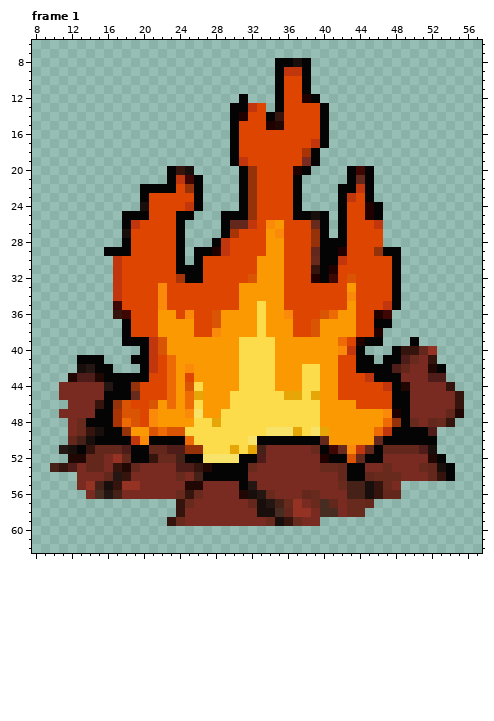
A pixel-art file gets an edit: Assets/Sprite/Objects/Flame.aseprite. The first picture shows the starting point.
64x64 pixels, 1 frame. Colours within 5 levels of each other are drawn and written as one. Shown: frame 1: x 8..57, y 6..62. The commit also changed other frames, which this record leaves out.
The result:
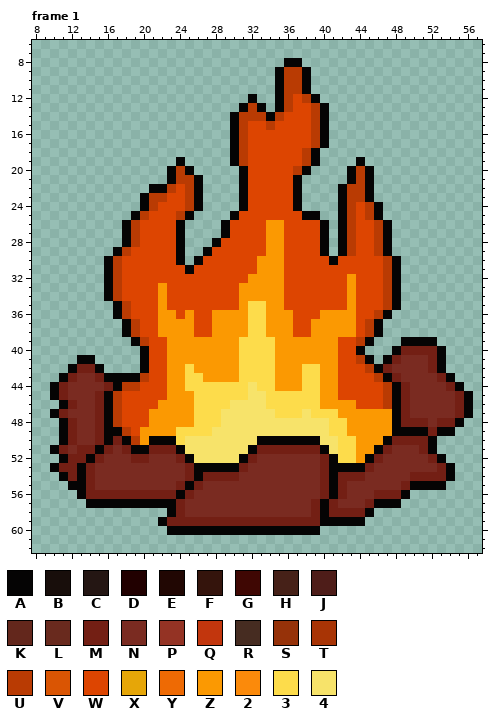
Palette (. is transparent): A #050404  B #180e0b  C #241613  D #210000  E #210703  F #34140c  G #3f0703  H #462118  J #4e1d19  K #63271c  L #692a1e  M #731f14  N #7a2b21  P #943324  Q #c2360d  R #462c21  S #963209  T #a83405  U #b93b03  V #da5503  W #dd4501  X #e6a608  Y #ee6a04  Z #fb9902  2 #fb8a0b  3 #fddc4b  4 #f7e36a
From old to new:
Changed rows in their new state; - is an unchanged pixel.
Frame 1, layer "Layer":
first column x 10:
 8 -------------------------.-A.------------------
 9 --------------------------UU-------------------
10 --------------------------UU-------------------
11 --------------------------UU-------------------
12 ---------------------.A---U-U------------------
13 --------------------.-UA--U--U-----------------
14 ---------------------UUU-U---U-----------------
15 ---------------------U--UW---U-----------------
16 ---------------------U-------U-----------------
17 ---------------------U-------U-----------------
18 ---------------------U------U------------------
19 --------------A------U------U-----A------------
20 --------------UA------W----U------U------------
21 --------------UU------W-----------U------------
22 ----------.--U-U------W----------UU------------
23 -----------UU--U------W----------UU------------
24 ----------AU---U------W----------U-U-----------
25 --------.-U---U----.-WW----W-A.--U-U-----------
26 ---------U----------WWW-Z----W---U--UA---------
27 --------AU----------W----Z---W---U--UA---------
28 ---------U---------W---------W-.-U--UA---------
29 ------.-U-------.-WW---------W-.AU--U-.--------
30 ------AU---------------------WW-W----U---------
31 ------AU------W-W------------WWW-----U---------
32 ------AU------WWW-----Z------WWW-Z---U---------
33 ------AU----Z------------------------U---------
34 ------AU----Z--------------------Z---U---------
35 -------AU---Z---------3--------------U---------
36 -------AU------Z--Z---3---Z---ZZ----UA---------
37 ---------U--------Z---3------Z-----U-.---------
38 ---------U--------Z---3------Z-----UA----------
39 --------.-UWW-------------------W-U-.--A-AA----
40 -----------WW-------------------WW-----MMMMA---
41 -----.---.-W-Z--------------------U---MNN-MA---
42 --AMM-.----W-Z-3------------------WU-MNN--M----
43 -AMNNM----U--Z-33------------------WU-M---NMA--
44 AM----M-UU---Z-3-3333-4--------------U-M----MA-
45 AM---M-UWW---Z-Z3333--44--33-3-------U-M-----MA
46 -AM--M-UW--W-Z-Z-3334444-------------U-M-----MA
47 AM---M-UWW-Z---Z333444444---4-33-----ZAM----NMA
48 -AMNNM-UWW-Z------344444444444433----ZAMMMNMMA-
49 -AMNNM--UW-ZZZ3---444444---44-433---ZZ----MAA--
50 -AMNNM-M-UZ---34444444--------4433--Z-MMMM-----
51 AMNMMAMNM--MMMA4444444AMMMMMMM-433ZZ-MNNNMA----
52 -AMMAM-NNMMNNNM-4-----MN------M-33Z-M-----M----
53 AMMAMN-NNN----NMAA---MN-------MAA--M-N---NNM---
54 -AMAM-NNN-----NMAMMMMN--------MAMMMNNNN-MMMM---
55 --AAMNNNNN----MAM----NN-------MAMNNNNN-MAAAA---
56 ---AMMMMMMMMMMAMN----NNNN---NNMAMNNNMMMA-------
57 ----AAAAAAAAAAMN------NNNNNN-MAM-NNMAAA--------
58 -------------AM--------NNNNNNMAMMMMA-----------
59 ------------AMMMMMMMMMMMMMMMMMAAAAA------------
60 -------------AAAAAAAAAAAAAAAAA-----------------
Where, in picture pixels (left, top, right, bottom), the same in both pictures:
changed: (50, 58, 473, 535)
